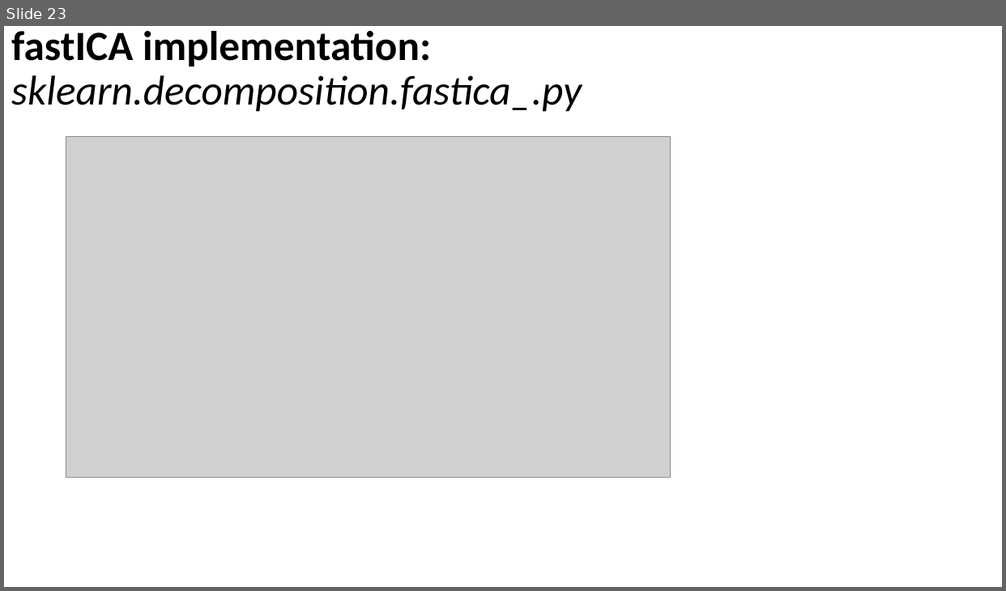
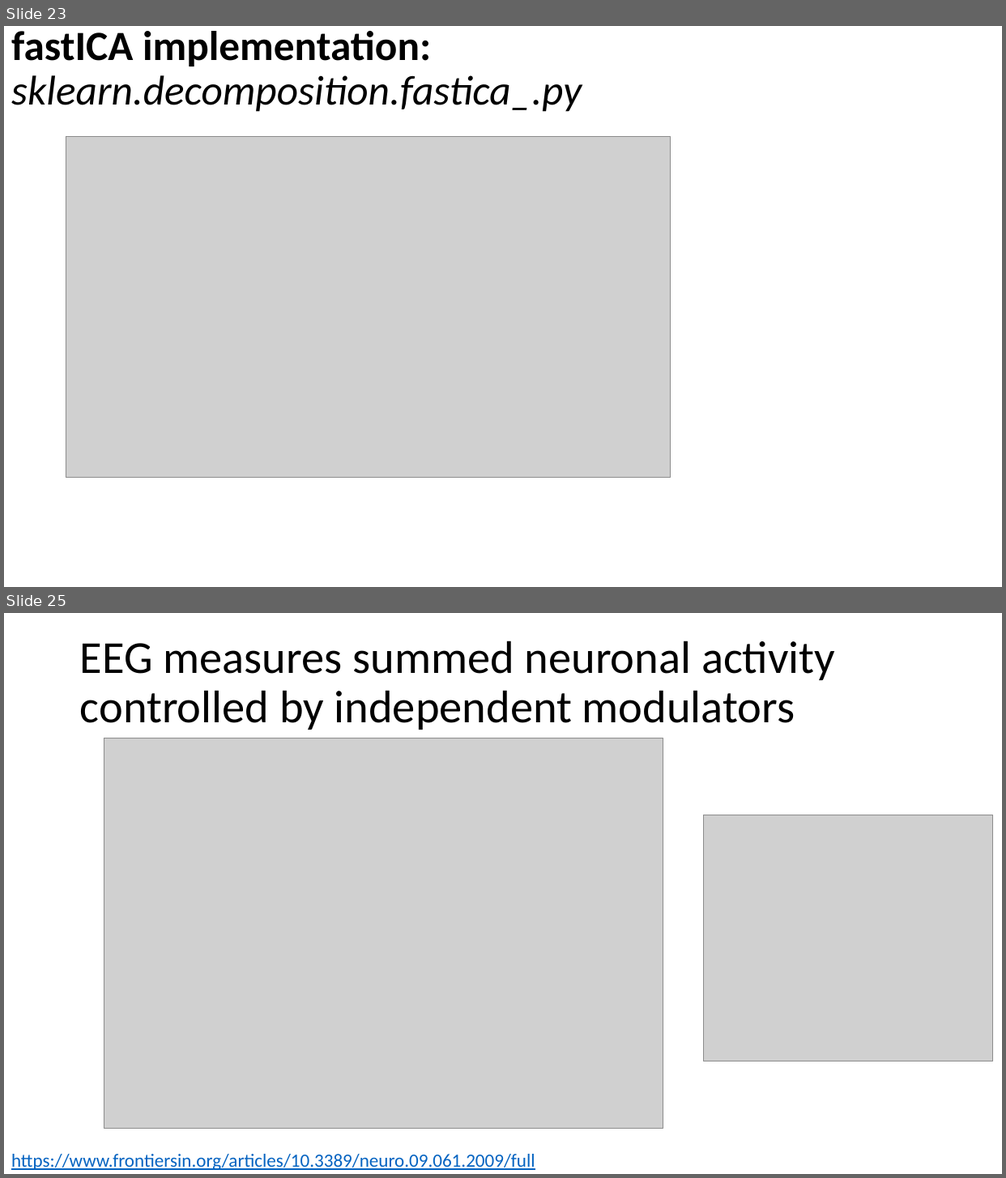
Before and after one commit to russellu/cs405, a slide deck: Lecture_16.pptx. Shown one above the other, each under a label of ours: slide 23 before the commit, slides 23 and 25 after it; the slides between them are not shown. The pictures are 1006x591 and 1006x1178 pixels, drawn with LibreOffice and Linux fonts; fonts in the diff are those of the drawing; grey boxes stand for pictures. Boxes give left, top, right and bottom in pixels: in the first picture for what was removed or moved away, otherwise in the second. Text is boxed around its words. In the diff, an @@ line names an element or a change of style, - is before the commit and + after.

```diff
--- a/Lecture_16.pptx
+++ b/Lecture_16.pptx
@@ slide 25 added at (4,613,1002,1174), background #FFFFFF @@
@@ title added at (80,641,835,730), 44 pt, text #000000 @@
+EEG measures summed neuronal activity controlled by independent modulators
@@ picture added at (104,738,663,1129) @@
@@ picture added at (703,815,993,1063) @@
@@ text added at (11,1154,535,1170), 18 pt, text #0563C1, underline @@
+https://www.frontiersin.org/articles/10.3389/neuro.09.061.2009/full
```
Also in this commit, not shown: 5 slides changed, 3 other slides added.
